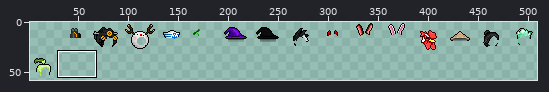
One commit to this sprite sheet: Zhigh_mod/Zhigh_itemsoffset01Up.png. The first picture is a wide view before the edit; the outline marks the close-up.
Close-up. The starting point:
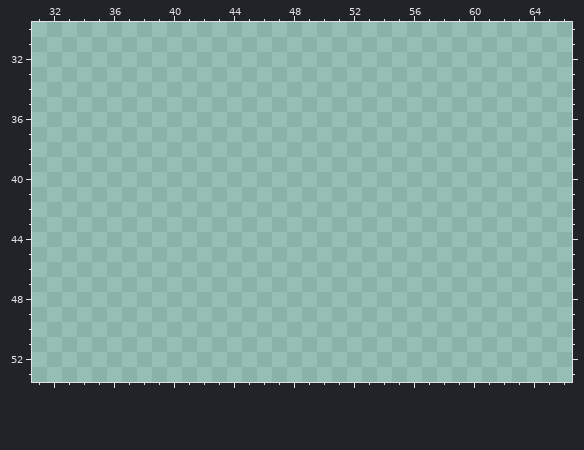
The file is 512x512 pixels. Colours within 5 levels of each other are drawn and written as one. Shown: x 31..66, y 30..53. The wide view leaves out empty margins.
The result:
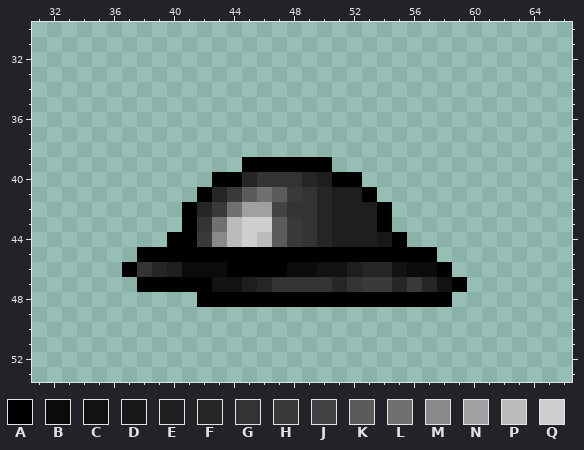
Palette (. is transparent): A #000000  B #0b0b0b  C #121212  D #181818  E #1e1e1e  F #262626  G #333333  H #3a3a3a  J #434343  K #5b5b5b  L #707070  M #898989  N #a0a0a0  P #bbbbbb  Q #cfcfcf
The exact change:
y 39: x 45..50 ...... -> AAAAAA
y 40: x 43..52 .......... -> AAFGGGFEAA
y 41: x 42..53 ............ -> AFHKLKHGFEEA
y 42: x 41..54 .............. -> AFHLNNJGGFEEEA
y 43: x 41..54 .............. -> AGLPQQKHGFEEEA
y 44: x 40..55 ................ -> AAHMPQPKHGFEEEDA
y 45: x 38..57 .................... -> AAAAAAAAAAAAAAAAAAAA
y 46: x 37..58 ...................... -> AGFEBBBAAAABBCCEFFCBBA
y 47: x 38..59 ...................... -> AAAAACCEFGGGGFGHHFHFCA
y 48: x 42..58 ................. -> AAAAAAAAAAAAAAAAA
Pixel boxes of the changes (left, top, right, bottom) in both close-ups:
added: (122, 157, 467, 307)
